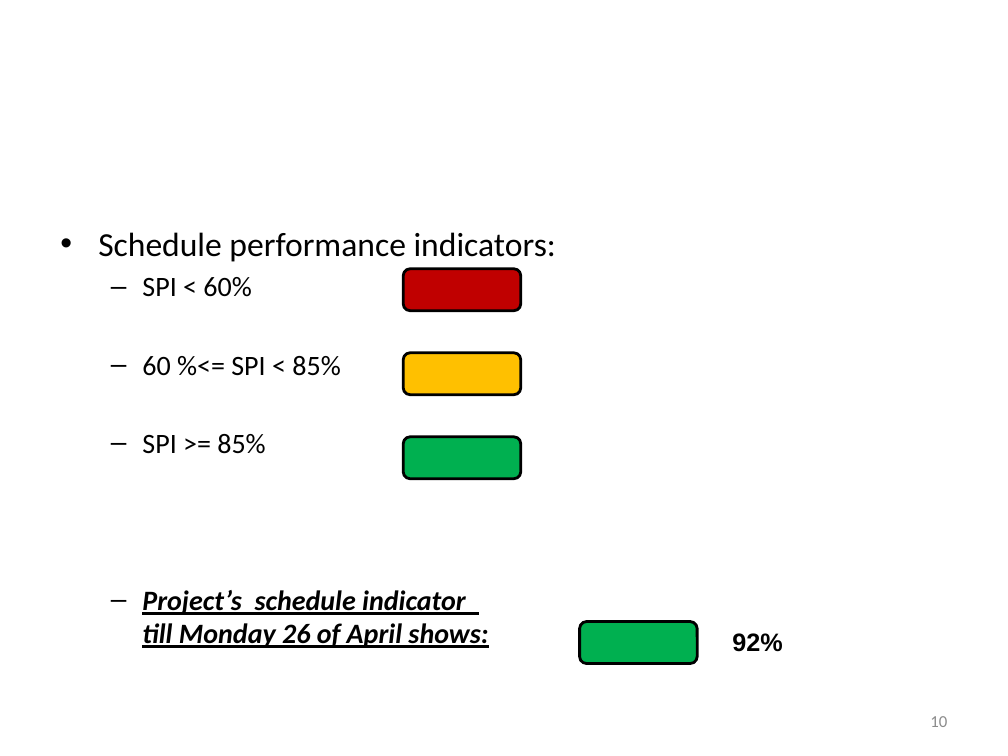
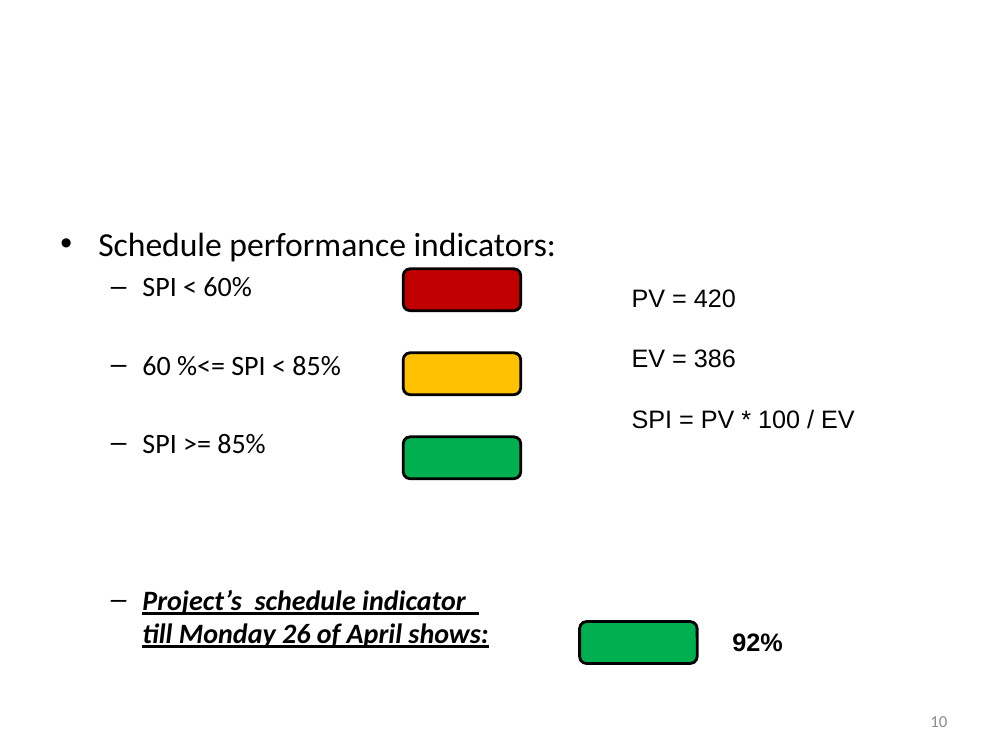
Before and after one commit to soomro/vms_technicalchallenge, a slide deck: slide 10 of DOCS/Presentations/27.04.2010.pptx. Drawn at 1008x756 pixels with LibreOffice and Linux fonts; fonts in the diff are those of the drawing; background and template pictures are left out. Boxes give left, top, right and bottom in pixels: in the first picture for what was removed or moved away, otherwise in the second. Text is boxed around its words. In the diff, an @@ line names an element or a change of style, - is before the commit and + after.

```diff
--- a/DOCS/Presentations/27.04.2010.pptx
+++ b/DOCS/Presentations/27.04.2010.pptx
@@ text added at (x1=632, y1=289, x2=855, y2=429), 18 pt, text #000000 @@
+PV = 420
+EV = 386
+SPI = PV * 100 / EV
```
Also in this commit, not shown: 4 other slides changed.
